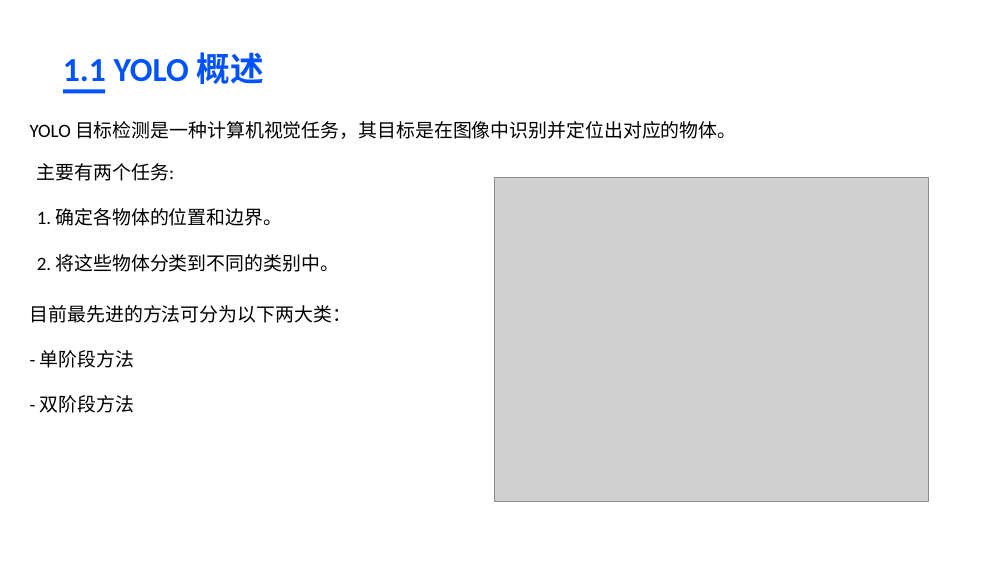
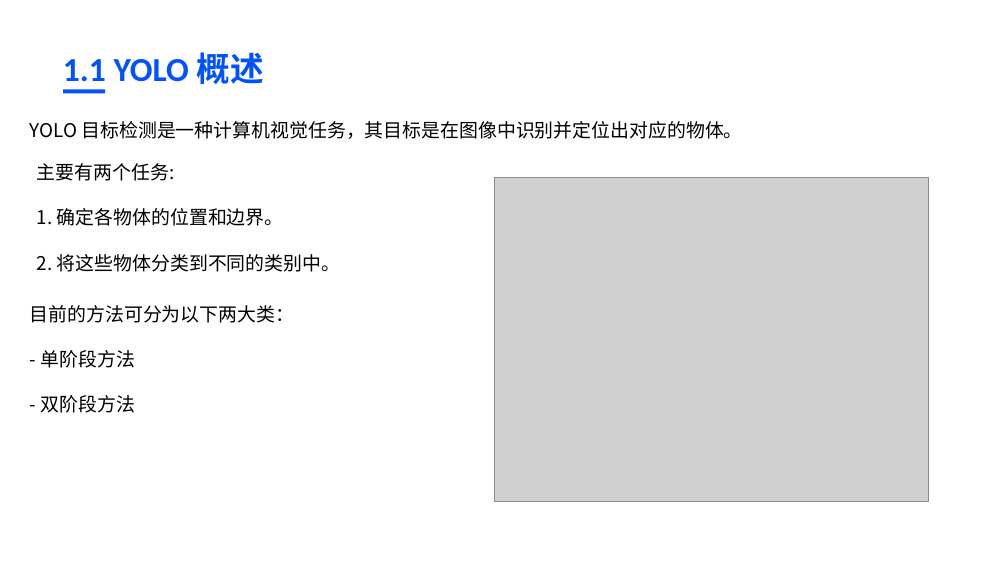
Before and after one commit to BaiRong-NUC/YOLOAnalyzes, a slide deck: slide 4 of 高级软件工程.pptx (slide 3 before the commit). Drawn at 1008x567 pixels with LibreOffice and Linux fonts; fonts in the diff are those of the drawing; grey boxes stand for pictures. Boxes give left, top, right and bottom in pixels: in the first picture for what was removed or moved away, otherwise in the second. Text is boxed around its words. In the diff, an @@ line names an element or a change of style, - is before the commit and + after.

```diff
--- a/高级软件工程.pptx
+++ b/高级软件工程.pptx
@@ text "YOLO 目标检测是一种计算机视觉任务，其目标是在图像中识别并定位出对应的物体。" at (x1=30, y1=121, x2=742, y2=139): font Calibri to Noto Sans CJK SC @@
@@ text "主要有两个任务:" at (x1=37, y1=163, x2=340, y2=272): font Calibri to Noto Sans CJK SC @@
@@ text at (x1=30, y1=305, x2=295, y2=323): text changed; font Calibri to Noto Sans CJK SC @@
-目前最先进的方法可分为以下两大类：
+目前的方法可分为以下两大类：
```
Also in this commit, not shown: 3 other slides changed, 29 slides added, 1 other file.
